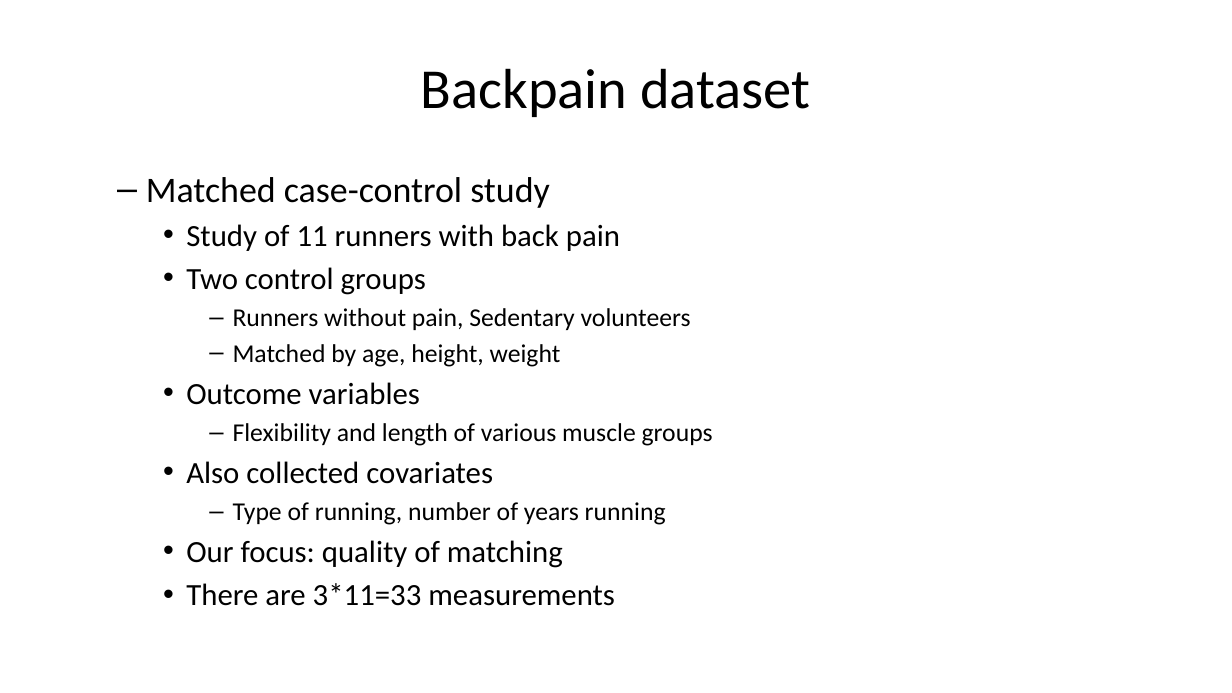
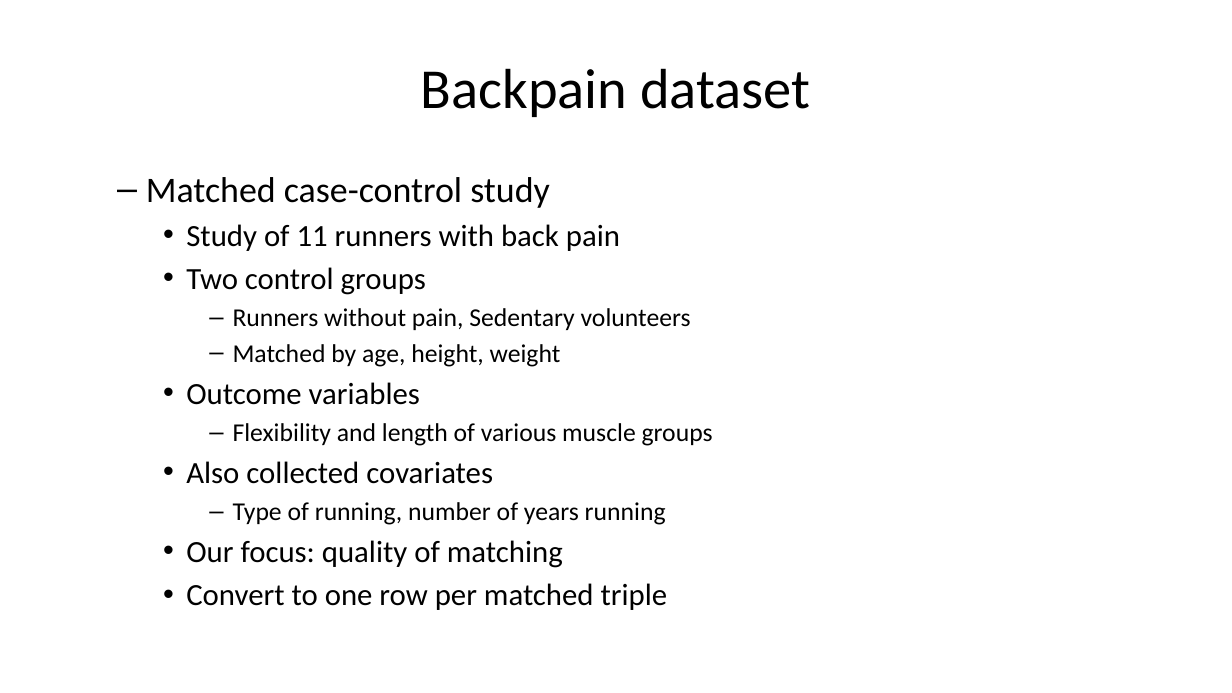
Before and after one commit to pmean/classes, a slide deck: slide 33 of introduction-to-r/results/v06-slides-and-speaker-notes.pptx. Drawn at 1232x693 pixels with LibreOffice and Linux fonts; fonts in the diff are those of the drawing. Boxes give left, top, right and bottom in pixels: in the first picture for what was removed or moved away, otherwise in the second. Text is boxed around its words. In the diff, an @@ line names an element or a change of style, - is before the commit and + after.

```diff
--- a/introduction-to-r/results/v06-slides-and-speaker-notes.pptx
+++ b/introduction-to-r/results/v06-slides-and-speaker-notes.pptx
@@ text at [186,583,668,610]: text changed @@
-    • There are 3*11=33 measurements
+    • Convert to one row per matched triple
```
Also in this commit, not shown: 4 other slides changed, 2 other files.
